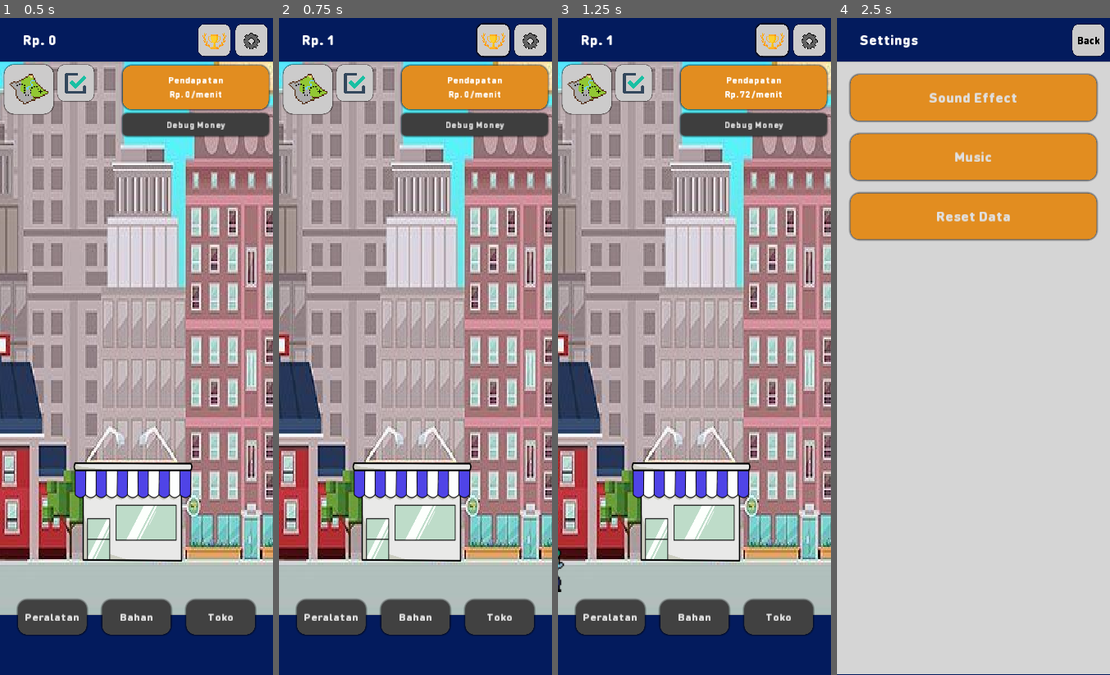
Above: before the commit, frames 1-4 (left to right).
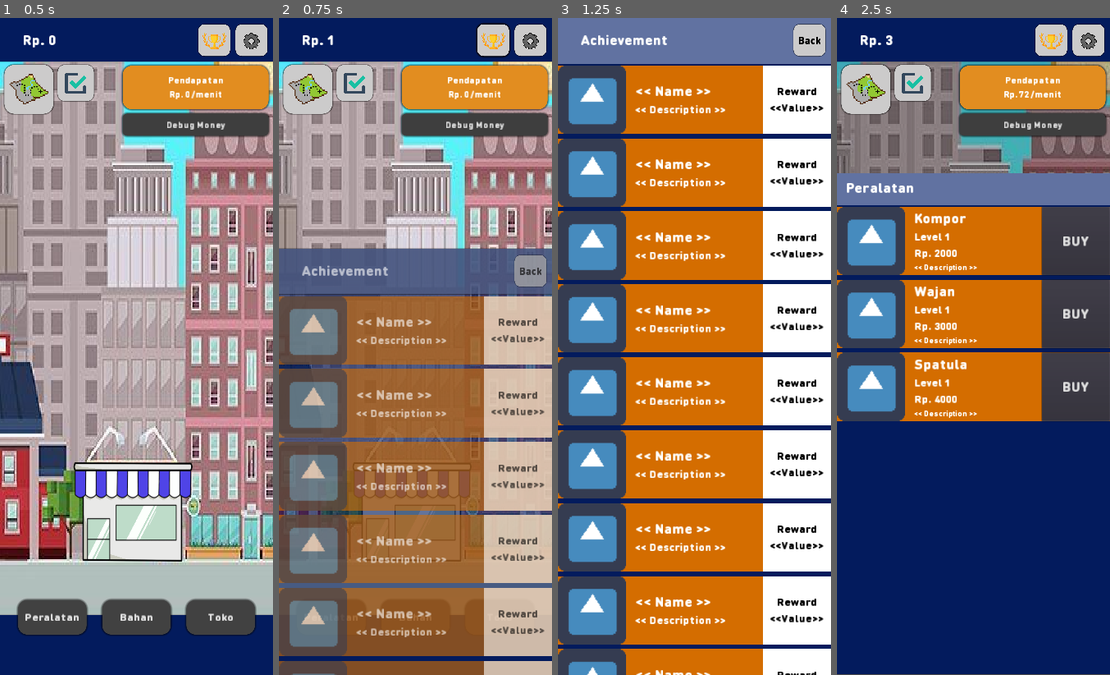
Above: after the commit, the same moments.

Repository: Zakcrust/idlegame-project
Game: Godot game, scene res://Src/View/TestView.tscn
The game is run twice, just before and just after one commit, with the same random seed, the same clock (stepped at 60 frames per second) and the same inputs. The engine's default icon, where the game draws it, is replaced by a stand-in: a white triangle on a blue panel in a dark square.
Inputs (mouse positions are in pixels of both pictures, inside the frame that each line leads up to):
- Up to frame 1 (0.5 s): no input
- Up to frame 2 (0.75 s): click (491, 37) at 0.5 s
- Up to frame 3 (1.25 s): no input
- Up to frame 4 (2.5 s): click (1088, 37) at 1.25 s, where only the run after the commit has a clickable "Back"; click "Peralatan" at 2 s

Frame 1 is identical in both runs. In frame 2, 63% of the frame differs, in the area x 0-100%, y 35-100%; in frame 3, 98%, in the area x 0-100%, y 0-100%; in frame 4, 91%.

Commit message:
Add achievement

Diff:
--- /dev/null
+++ b/Src/Components/AchievementItems/AchievementItem.tscn
@@ -0,0 +1,116 @@
+[gd_scene load_steps=6 format=2]
+
+[ext_resource path="res://icon.png" type="Texture" id=1]
+[ext_resource path="res://Assets/Font/DINRoundPro-Black.ttf" type="DynamicFontData" id=2]
+
+[sub_resource type="DynamicFont" id=1]
+size = 32
+use_filter = true
+font_data = ExtResource( 2 )
+
+[sub_resource type="DynamicFont" id=2]
+size = 25
+use_mipmaps = true
+use_filter = true
+font_data = ExtResource( 2 )
+
+[sub_resource type="StyleBoxFlat" id=3]
+bg_color = Color( 1, 1, 1, 1 )
+
+[node name="AchivementItem" type="ColorRect"]
+anchor_right = 1.0
+anchor_bottom = 1.0
+margin_bottom = -1340.0
+rect_min_size = Vector2( 600, 150 )
+mouse_filter = 2
+color = Color( 0.835294, 0.431373, 0, 1 )
+__meta__ = {
+"_edit_use_anchors_": false
+}
+
+[node name="HBoxContainer" type="HBoxContainer" parent="."]
+margin_right = 600.0
+margin_bottom = 40.0
+mouse_filter = 2
+custom_constants/separation = 20
+__meta__ = {
+"_edit_use_anchors_": false
+}
+
+[node name="Icon" type="TextureRect" parent="HBoxContainer"]
+margin_right = 150.0
+margin_bottom = 150.0
+rect_min_size = Vector2( 150, 150 )
+texture = ExtResource( 1 )
+expand = true
+
+[node name="Labels" type="VBoxContainer" parent="HBoxContainer"]
+margin_left = 170.0
+margin_right = 430.0
+margin_bottom = 150.0
+rect_min_size = Vector2( 260, 0 )
+alignment = 1
+
+[node name="Name" type="Label" parent="HBoxContainer/Labels"]
+margin_top = 35.0
+margin_right = 260.0
+margin_bottom = 77.0
+custom_fonts/font = SubResource( 1 )
+text = "<< Name >>"
+valign = 1
+__meta__ = {
+"_edit_use_anchors_": false
+}
+
+[node name="Description" type="Label" parent="HBoxContainer/Labels"]
+margin_top = 81.0
+margin_right = 260.0
+margin_bottom = 114.0
+custom_fonts/font = SubResource( 2 )
+text = "<< Description >>"
+valign = 1
+autowrap = true
+__meta__ = {
+"_edit_use_anchors_": false
+}
+
+[node name="Reward" type="Panel" parent="HBoxContainer"]
+margin_left = 450.0
+margin_right = 600.0
+margin_bottom = 150.0
+rect_min_size = Vector2( 150, 150 )
+mouse_filter = 2
+custom_styles/panel = SubResource( 3 )
+
+[node name="VBoxContainer" type="VBoxContainer" parent="HBoxContainer/Reward"]
+margin_right = 40.0
+margin_bottom = 40.0
+rect_min_size = Vector2( 150, 150 )
+alignment = 1
+__meta__ = {
+"_edit_use_anchors_": false
+}
+
+[node name="Title" type="Label" parent="HBoxContainer/Reward/VBoxContainer"]
+margin_top = 40.0
+margin_right = 150.0
+margin_bottom = 73.0
+custom_fonts/font = SubResource( 2 )
+custom_colors/font_color = Color( 0, 0, 0, 1 )
+text = "Reward"
+align = 1
+__meta__ = {
+"_edit_use_anchors_": false
+}
+
+[node name="Value" type="Label" parent="HBoxContainer/Reward/VBoxContainer"]
+margin_top = 77.0
+margin_right = 150.0
+margin_bottom = 110.0
+custom_fonts/font = SubResource( 2 )
+custom_colors/font_color = Color( 0, 0, 0, 1 )
+text = "<<Value>>"
+align = 1
+__meta__ = {
+"_edit_use_anchors_": false
+}
--- /dev/null
+++ b/Src/Components/AchievementItems/scroll_script.gd
@@ -0,0 +1,86 @@
+extends ScrollContainer
+
+"""
+Original: https://github.com/godotengine/godot/issues/21137
+
+Helper Script for ScrollContainer to let them scroll with InputListeners inside.
+Buttons inside should react to release, in order to be not activated during scroll.
+Does not work with Touch Screen Buttons as they handle the input before.
+"""
+
+export (Vector2) var delta_for_swipe := Vector2(8, 8)
+
+
+var look_for_swipe := false
+var swiping := false
+var swipe_start : Vector2
+var swipe_mouse_start : Vector2
+var swipe_mouse_times := []
+var swipe_mouse_positions := []
+var tween : Tween
+
+
+func _input(ev) -> void:
+	if !is_visible_in_tree():
+		return
+
+	if ev is InputEventScreenDrag and swiping:
+		accept_event()
+		return
+
+	if ev is InputEventMouseButton:
+
+		if ev.pressed and get_global_rect().has_point(ev.global_position):
+			look_for_swipe = true
+			swipe_mouse_start = ev.global_position
+
+		elif swiping:
+			swipe_mouse_times.append(OS.get_ticks_msec())
+			swipe_mouse_positions.append(ev.global_position)
+			var source := Vector2(get_h_scroll(), get_v_scroll())
+			var idx := swipe_mouse_times.size() - 1
+			var now := OS.get_ticks_msec()
+			var cutoff := now - 100
+			for i in range(swipe_mouse_times.size() - 1, -1, -1):
+				if swipe_mouse_times[i] >= cutoff:
+					idx = i
+				else: break
+			var flick_start : Vector2 = swipe_mouse_positions[idx]
+			var flick_dur := min(0.3, (ev.global_position - flick_start).length() / 1000)
+			if flick_dur > 0.0:
+				tween = Tween.new()
+				add_child(tween)
+				var delta : Vector2 = ev.global_position - flick_start
+				var target := source - delta * flick_dur * 15.0
+				tween.interpolate_method(self, 'set_h_scroll', source.x, target.x, flick_dur, Tween.TRANS_LINEAR, Tween.EASE_OUT)
+				tween.interpolate_method(self, 'set_v_scroll', source.y, target.y, flick_dur, Tween.TRANS_LINEAR, Tween.EASE_OUT)
+				tween.interpolate_callback(tween, flick_dur, 'queue_free')
+				tween.start()
+			swiping = false
+			swipe_mouse_times = []
+			swipe_mouse_positions = []
+
+		else:
+			look_for_swipe = false
+
+	if ev is InputEventMouseMotion:
+
+		if look_for_swipe:
+			var delta = ev.global_position - swipe_mouse_start
+			if abs(delta.x) > delta_for_swipe.x or abs(delta.y) > delta_for_swipe.y:
+				swiping = true
+				look_for_swipe = false
+				swipe_start = Vector2(get_h_scroll(), get_v_scroll())
+				swipe_mouse_start = ev.global_position
+				swipe_mouse_times = [OS.get_ticks_msec()]
+				swipe_mouse_positions = [swipe_mouse_start]
+				if is_instance_valid(tween) and tween is Tween:
+					tween.stop_all()
+
+		if swiping:
+			var delta : Vector2 = ev.global_position - swipe_mouse_start
+			set_h_scroll(swipe_start.x - delta.x)
+			set_v_scroll(swipe_start.y - delta.y)
+			swipe_mouse_times.append(OS.get_ticks_msec())
+			swipe_mouse_positions.append(ev.global_position)
+			ev.position = Vector2.ZERO
--- /dev/null
+++ b/Src/View/Achievement.gd
@@ -0,0 +1,20 @@
+extends CanvasLayer
+
+
+onready var achievement_item_scene = preload("res://Src/Components/AchievementItems/AchievementItem.tscn")
+onready var container = $Control/DrawerContainer/VBoxContainer/ScrollContainer/AchievementContainer
+
+
+func _ready():
+	for i in range(25):
+		var item = achievement_item_scene.instance()
+		container.add_child(item)
+
+
+func display():
+	$AnimationPlayer.play("display_drawer")
+
+
+func _on_Back_pressed():
+	SoundManager.play_sfx("click")
+	$AnimationPlayer.play("hide_drawer")
--- /dev/null
+++ b/Src/View/Achievement.tscn
@@ -0,0 +1,211 @@
+[gd_scene load_steps=12 format=2]
+
+[ext_resource path="res://Assets/Font/DINRoundPro-Black.ttf" type="DynamicFontData" id=1]
+[ext_resource path="res://Src/Components/AchievementItems/scroll_script.gd" type="Script" id=2]
+[ext_resource path="res://Src/View/Achievement.gd" type="Script" id=4]
+
+[sub_resource type="StyleBoxFlat" id=1]
+bg_color = Color( 0.384314, 0.45098, 0.635294, 1 )
+shadow_size = 2
+
+[sub_resource type="DynamicFont" id=2]
+size = 32
+use_filter = true
+font_data = ExtResource( 1 )
+
+[sub_resource type="StyleBoxFlat" id=3]
+bg_color = Color( 0.803922, 0.8, 0.8, 1 )
+corner_radius_top_left = 30
+corner_radius_top_right = 30
+corner_radius_bottom_right = 30
+corner_radius_bottom_left = 30
+shadow_size = 10
+
+[sub_resource type="StyleBoxFlat" id=4]
+bg_color = Color( 0.803922, 0.8, 0.8, 1 )
+corner_radius_top_left = 30
+corner_radius_top_right = 30
+corner_radius_bottom_right = 30
+corner_radius_bottom_left = 30
+shadow_size = 10
+
+[sub_resource type="StyleBoxFlat" id=5]
+bg_color = Color( 0.803922, 0.8, 0.8, 1 )
+corner_radius_top_left = 30
+corner_radius_top_right = 30
+corner_radius_bottom_right = 30
+corner_radius_bottom_left = 30
+shadow_size = 5
+
+[sub_resource type="DynamicFont" id=6]
+size = 50
+use_filter = true
+font_data = ExtResource( 1 )
+
+[sub_resource type="Animation" id=7]
+length = 0.3
+tracks/0/type = "value"
+tracks/0/path = NodePath("Control/DrawerContainer:rect_position")
+tracks/0/interp = 1
+tracks/0/loop_wrap = true
+tracks/0/imported = false
+tracks/0/enabled = true
+tracks/0/keys = {
+"times": PoolRealArray( 0, 0.3 ),
+"transitions": PoolRealArray( 1, 1 ),
+"update": 0,
+"values": [ Vector2( 0, 1300 ), Vector2( 0, 0 ) ]
+}
+tracks/1/type = "value"
+tracks/1/path = NodePath("Control/DrawerContainer:modulate")
+tracks/1/interp = 1
+tracks/1/loop_wrap = true
+tracks/1/imported = false
+tracks/1/enabled = true
+tracks/1/keys = {
+"times": PoolRealArray( 0, 0.3 ),
+"transitions": PoolRealArray( 1, 1 ),
+"update": 0,
+"values": [ Color( 1, 1, 1, 0 ), Color( 1, 1, 1, 1 ) ]
+}
+tracks/2/type = "value"
+tracks/2/path = NodePath("Control/DrawerContainer:visible")
+tracks/2/interp = 1
+tracks/2/loop_wrap = true
+tracks/2/imported = false
+tracks/2/enabled = true
+tracks/2/keys = {
+"times": PoolRealArray( 0 ),
+"transitions": PoolRealArray( 1 ),
+"update": 1,
+"values": [ true ]
+}
+
+[sub_resource type="Animation" id=8]
+length = 0.3
+tracks/0/type = "value"
+tracks/0/path = NodePath("Control/DrawerContainer:rect_position")
+tracks/0/interp = 1
+tracks/0/loop_wrap = true
+tracks/0/imported = false
+tracks/0/enabled = true
+tracks/0/keys = {
+"times": PoolRealArray( 0, 0.3 ),
+"transitions": PoolRealArray( 1, 1 ),
+"update": 0,
+"values": [ Vector2( 0, 0 ), Vector2( 0, 1300 ) ]
+}
+tracks/1/type = "value"
+tracks/1/path = NodePath("Control/DrawerContainer:modulate")
+tracks/1/interp = 1
+tracks/1/loop_wrap = true
+tracks/1/imported = false
+tracks/1/enabled = true
+tracks/1/keys = {
+"times": PoolRealArray( 0, 0.3 ),
+"transitions": PoolRealArray( 1, 1 ),
+"update": 0,
+"values": [ Color( 1, 1, 1, 1 ), Color( 1, 1, 1, 0 ) ]
+}
+tracks/2/type = "value"
+tracks/2/path = NodePath("Control/DrawerContainer:visible")
+tracks/2/interp = 1
+tracks/2/loop_wrap = true
+tracks/2/imported = false
+tracks/2/enabled = true
+tracks/2/keys = {
+"times": PoolRealArray( 0, 0.3 ),
+"transitions": PoolRealArray( 1, 1 ),
+"update": 1,
+"values": [ true, false ]
+}
+
+[node name="Achivement" type="CanvasLayer"]
+script = ExtResource( 4 )
+
+[node name="Control" type="Control" parent="."]
+margin_right = 40.0
+margin_bottom = 40.0
+__meta__ = {
+"_edit_use_anchors_": false
+}
+
+[node name="DrawerContainer" type="ColorRect" parent="Control"]
+visible = false
+margin_right = 600.0
+margin_bottom = 1440.0
+mouse_filter = 1
+color = Color( 0.0156863, 0.109804, 0.368627, 1 )
+__meta__ = {
+"_edit_group_": true,
+"_edit_use_anchors_": false
+}
+
+[node name="VBoxContainer" type="VBoxContainer" parent="Control/DrawerContainer"]
+margin_right = 40.0
+margin_bottom = 40.0
+rect_min_size = Vector2( 600, 0 )
+__meta__ = {
+"_edit_use_anchors_": false
+}
+
+[node name="Bar" type="Panel" parent="Control/DrawerContainer/VBoxContainer"]
+margin_right = 600.0
+margin_bottom = 100.0
+rect_min_size = Vector2( 0, 100 )
+custom_styles/panel = SubResource( 1 )
+__meta__ = {
+"_edit_lock_": true,
+"_edit_use_anchors_": false,
+"_editor_description_": ""
+}
+
+[node name="Title" type="Label" parent="Control/DrawerContainer/VBoxContainer/Bar"]
+margin_left = 50.0
+margin_right = 372.999
+margin_bottom = 95.0
+custom_fonts/font = SubResource( 2 )
+text = "Achievement"
+valign = 1
+__meta__ = {
+"_edit_use_anchors_": false
+}
+
+[node name="Back" type="Button" parent="Control/DrawerContainer/VBoxContainer/Bar"]
+margin_left = 518.093
+margin_top = 14.2464
+margin_right = 668.093
+margin_bottom = 164.246
+rect_min_size = Vector2( 150, 150 )
+rect_scale = Vector2( 0.463407, 0.463407 )
+custom_styles/hover = SubResource( 3 )
+custom_styles/pressed = SubResource( 4 )
+custom_styles/focus = SubResource( 4 )
+custom_styles/normal = SubResource( 5 )
+custom_fonts/font = SubResource( 6 )
+custom_colors/font_color = Color( 0, 0, 0, 1 )
+text = "Back"
+__meta__ = {
+"_edit_group_": true,
+"_edit_use_anchors_": false
+}
+
+[node name="ScrollContainer" type="ScrollContainer" parent="Control/DrawerContainer/VBoxContainer"]
+margin_top = 104.0
+margin_right = 600.0
+margin_bottom = 1454.0
+rect_min_size = Vector2( 0, 1350 )
+scroll_horizontal_enabled = false
+script = ExtResource( 2 )
+
+[node name="AchievementContainer" type="VBoxContainer" parent="Control/DrawerContainer/VBoxContainer/ScrollContainer"]
+margin_right = 600.0
+rect_min_size = Vector2( 600, 0 )
+mouse_filter = 2
+custom_constants/separation = 10
+
+[node name="AnimationPlayer" type="AnimationPlayer" parent="."]
+anims/display_drawer = SubResource( 7 )
+anims/hide_drawer = SubResource( 8 )
+
+[connection signal="pressed" from="Control/DrawerContainer/VBoxContainer/Bar/Back" to="." method="_on_Back_pressed"]
--- a/Src/View/GameUI.gd
+++ b/Src/View/GameUI.gd
@@ -14,4 +14,4 @@
 
 
 func _on_Topbar_achievement_pressed():
-	pass # Replace with function body.
+	$Achivement.display()
--- a/Src/View/GameUI.tscn
+++ b/Src/View/GameUI.tscn
@@ -1,10 +1,11 @@
-[gd_scene load_steps=6 format=2]
+[gd_scene load_steps=7 format=2]
 
 [ext_resource path="res://Src/View/UpgradeDrawer.tscn" type="PackedScene" id=1]
 [ext_resource path="res://Src/View/Topbar.tscn" type="PackedScene" id=2]
 [ext_resource path="res://Src/Components/Message/Message.tscn" type="PackedScene" id=3]
 [ext_resource path="res://Src/View/Settings.tscn" type="PackedScene" id=4]
 [ext_resource path="res://Src/View/GameUI.gd" type="Script" id=5]
+[ext_resource path="res://Src/View/Achievement.tscn" type="PackedScene" id=6]
 
 [node name="GameUI" type="CanvasLayer"]
 script = ExtResource( 5 )
@@ -15,6 +16,8 @@
 
 [node name="Settings" parent="." instance=ExtResource( 4 )]
 
+[node name="Achivement" parent="." instance=ExtResource( 6 )]
+
 [node name="Message" parent="." instance=ExtResource( 3 )]
 
 [connection signal="achievement_pressed" from="Topbar" to="." method="_on_Topbar_achievement_pressed"]
